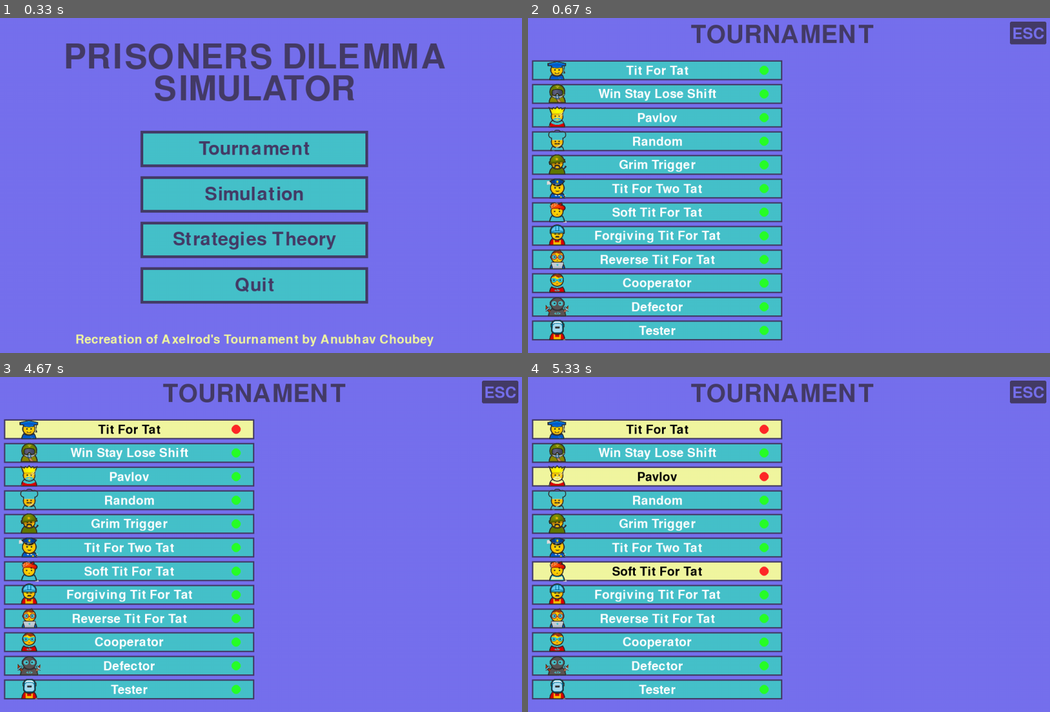
Above: before the commit, frames 1-4 (two rows, left to right).
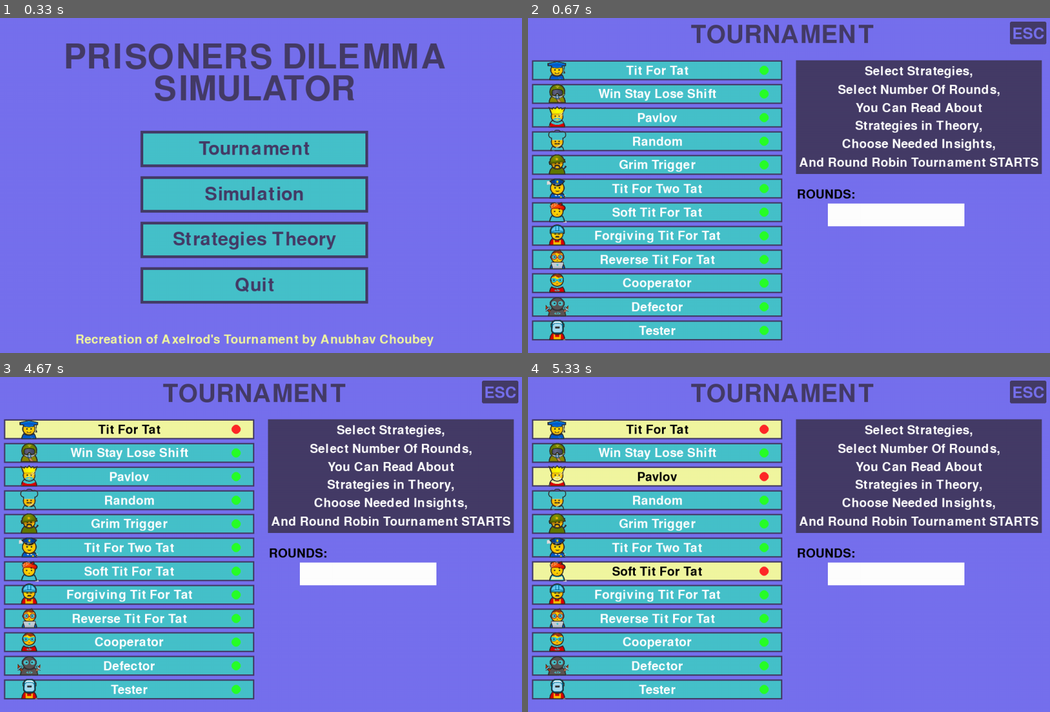
Above: after the commit, the same moments.

Repository: LazyyVenom/py-game-theory
Game: pygame game, started from prisoners_dilemma.py
Two runs of this game, one before a commit and one after it. Both use one fixed random seed, a clock stepped at 60 frames per second and the inputs below.
Inputs (mouse positions are in pixels of both pictures, inside the frame that each line leads up to):
- Up to frame 1 (0.33 s): no input
- Up to frame 2 (0.67 s): click "Tournament" at 0.38 s
- Up to frame 3 (4.67 s): click "Tit For Tat" at 0.72 s; hold Esc 1-1.47 s; click "Strategies Theory" at 1.55 s; click "ESC" at 1.88 s; click "Simulation" at 2.22 s; click (266, 427) at 2.55 s; click (255, 584) at 2.88 s; hold Up 3.17-3.47 s; click "ESC" at 4.28 s; click (365, 514) at 4.62 s
- Up to frame 4 (5.33 s): click (574, 467) at 4.95 s; click (606, 574) at 5.28 s

Frame 1 is identical in both runs. In frame 2, 18% of the frame differs, in the area x 51-99%, y 12-63%; in frame 3, 18%; in frame 4, 18%.

Commit message:
Style Better for Tournament

Diff:
--- a/prisoners_dilemma.py
+++ b/prisoners_dilemma.py
@@ -186,6 +186,28 @@
         screen.fill(PRIMARY)
         draw_text("TOURNAMENT", pygame.font.Font(None, 80), TEXT_COLOR, screen_width // 2, 50)
 
+        paragraph = [
+            "Select Strategies,",
+            "Select Number Of Rounds,",
+            "You Can Read About",
+            "Strategies in Theory,",
+            "Choose Needed Insights,",
+            "And Round Robin Tournament STARTS"
+        ]
+
+        pygame.draw.rect(screen,SECONDARY,(630,105,540,250))
+
+        text_y_offset = 130
+        for line in paragraph:
+            draw_text(line,pygame.font.Font(None,40),(255,255,255),900,text_y_offset)
+
+            text_y_offset += 40
+
+        number_of_rounds = ""
+        input_selected = False
+
+        draw_text("ROUNDS: ", pygame.font.Font(None,40),(0,0,0),700,400)
+        pygame.draw.rect(screen,(255,255,255),(700,420,300,50))
 
         y_offset = box_y_initial
 
@@ -228,6 +250,9 @@
                     if (1100 < click_pos[0] < 1180) and (20 < click_pos[1] < 70):
                         running = False
 
+                    elif () and ():
+                        input_selected = not input_selected
+
                     x_range = (box_x,box_x+box_dimensions[0])
 
                     i_count = 0
@@ -243,6 +268,12 @@
                 if event.key == pygame.K_ESCAPE:
                     running = False
 
+                if input_selected:
+                    if event.key == pygame.K_BACKSPACE:
+                        input_text = input_text[:-1]
+                    else:
+                        input_text += event.unicode
+
 
 if __name__ == '__main__':
     main_menu()
